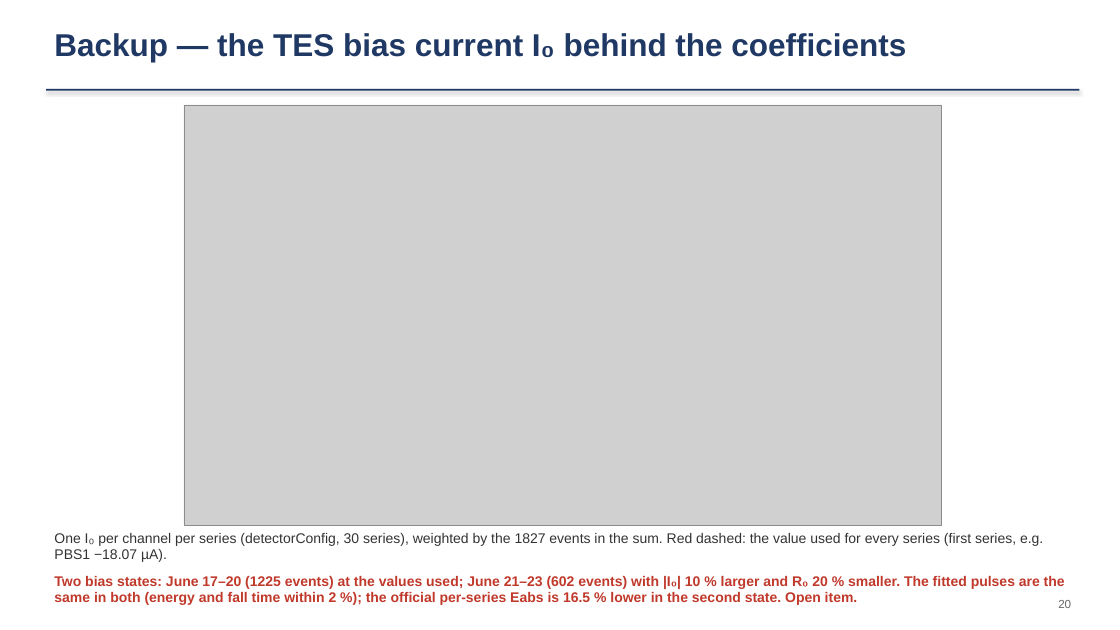
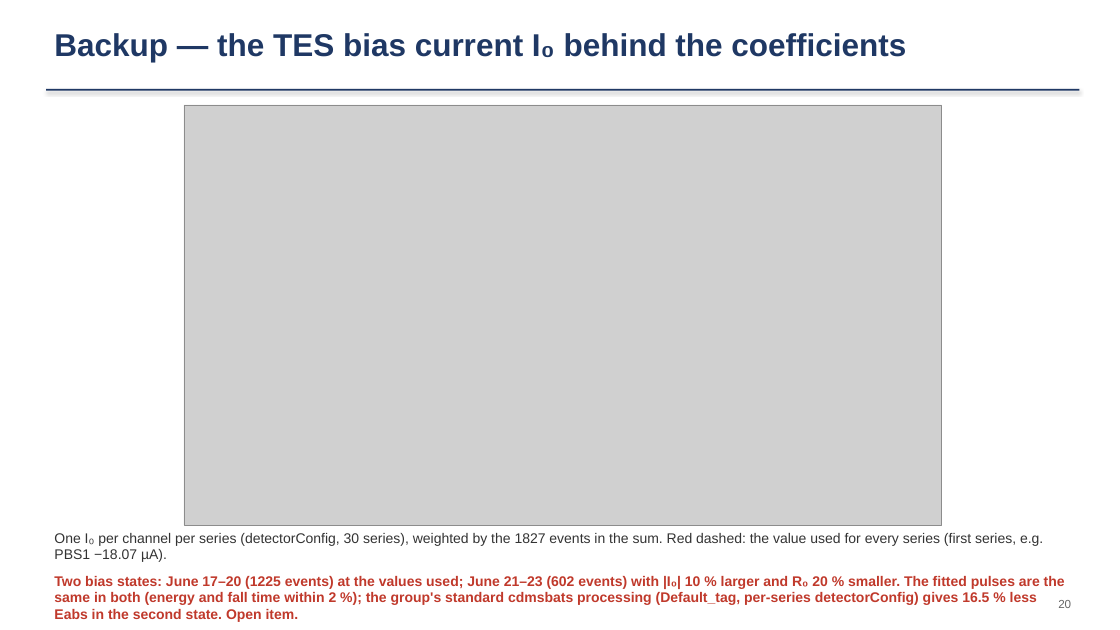
Before and after one commit to ZhihengLi0/urop, a slide deck: slide 20 of snolab_run4_phonon_pulse_analysis/collection_efficiency/presentation/SNOLAB_R4_collection_efficiency_20260910.pptx. Drawn at 1120x630 pixels with LibreOffice and Linux fonts; fonts in the diff are those of the drawing; grey boxes stand for pictures. Boxes give left, top, right and bottom in pixels: in the first picture for what was removed or moved away, otherwise in the second. Text is boxed around its words. In the diff, an @@ line names an element or a change of style, - is before the commit and + after.

```diff
--- a/snolab_run4_phonon_pulse_analysis/collection_efficiency/presentation/SNOLAB_R4_collection_efficiency_20260910.pptx
+++ b/snolab_run4_phonon_pulse_analysis/collection_efficiency/presentation/SNOLAB_R4_collection_efficiency_20260910.pptx
@@ text at (54, 576, 1065, 622): text changed @@
-Two bias states: June 17–20 (1225 events) at the values used; June 21–23 (602 events) with |I₀| 10 % larger and R₀ 20 % smaller. The fitted pulses are the same in both (energy and fall time within 2 %); the official per-series Eabs is 16.5 % lower in the second state. Open item.
+Two bias states: June 17–20 (1225 events) at the values used; June 21–23 (602 events) with |I₀| 10 % larger and R₀ 20 % smaller. The fitted pulses are the same in both (energy and fall time within 2 %); the group's standard cdmsbats processing (Default_tag, per-series detectorConfig) gives 16.5 % less Eabs in the second state. Open item.
```
Also in this commit, not shown: 6 other files.
